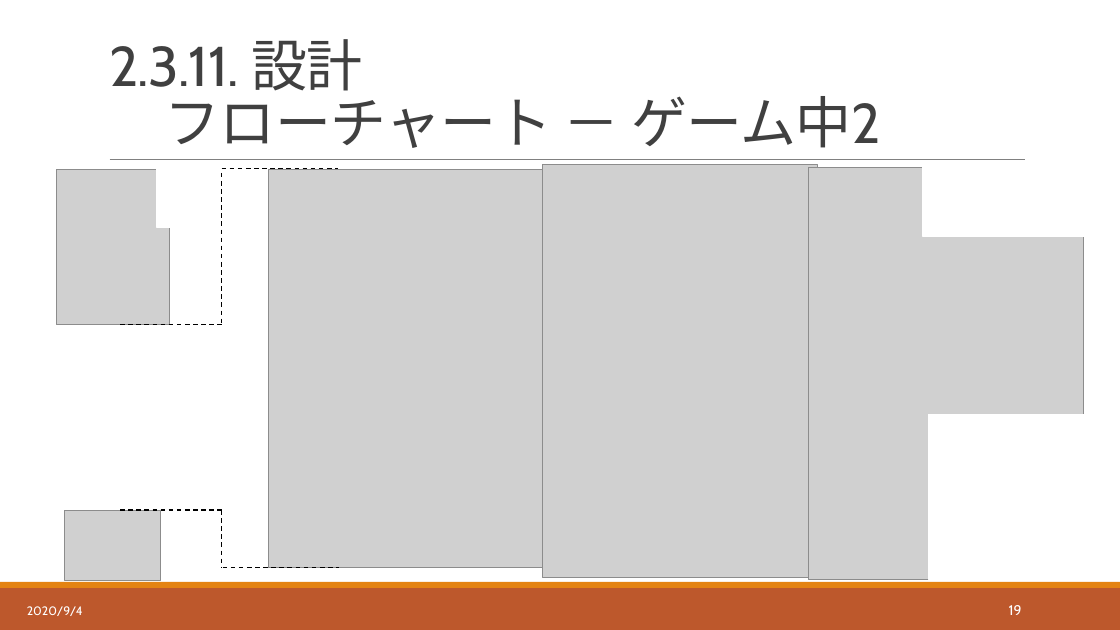
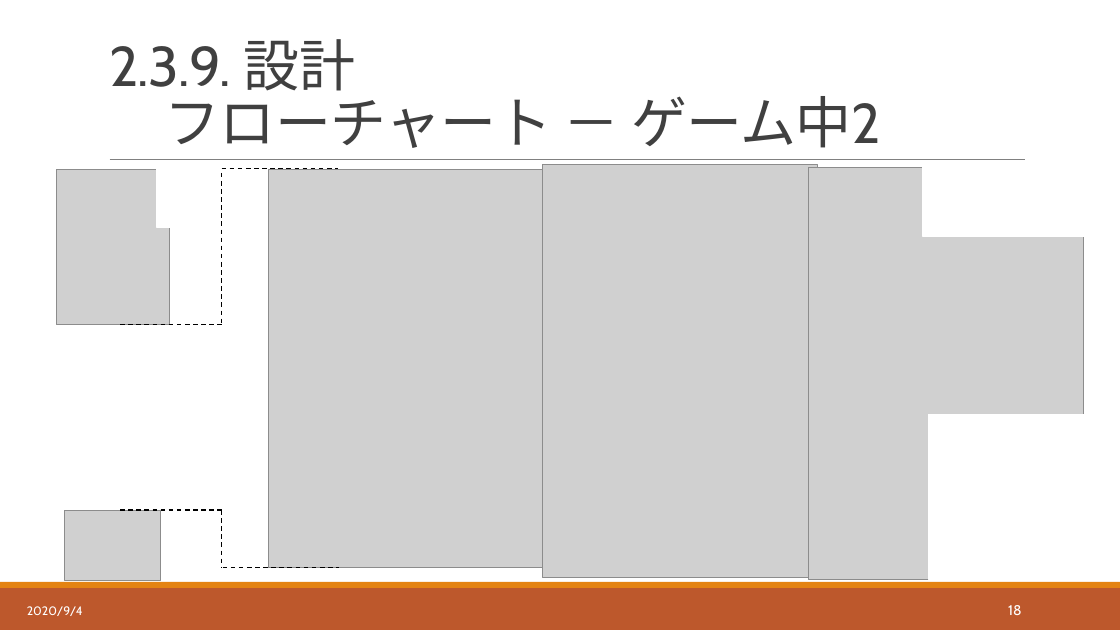
Before and after one commit to hakohumi/comp.train.whack-a-mole, a slide deck: slide 19 of 資料/設計書/発表資料/設計レビュー_発表資料.pptx (slide 20 before the commit). Drawn at 1120x630 pixels with LibreOffice and Linux fonts; fonts in the diff are those of the drawing; grey boxes stand for pictures. Boxes give left, top, right and bottom in pixels: in the first picture for what was removed or moved away, otherwise in the second. Text is boxed around its words. In the diff, an @@ line names an element or a change of style, - is before the commit and + after.

Commit message:
設計/レビュー後修正　 フローチャートの割込み処理を修正 発表資料を修正

```diff
--- a/資料/設計書/発表資料/設計レビュー_発表資料.pptx
+++ b/資料/設計書/発表資料/設計レビュー_発表資料.pptx
@@ title at <box>109,39,881,148</box>: text changed @@
-2.3.11. 設計
-フローチャート － ゲーム中2
+2.3.9. 設計
+フローチャート － ゲーム中2
@@ page number at <box>1008,605,1021,615</box>: text changed @@
-19
+18
```
Also in this commit, not shown: 14 other slides changed, 1 slide removed, 13 other files.
